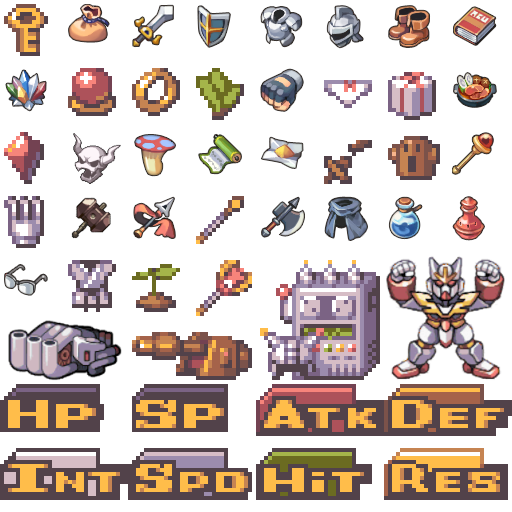
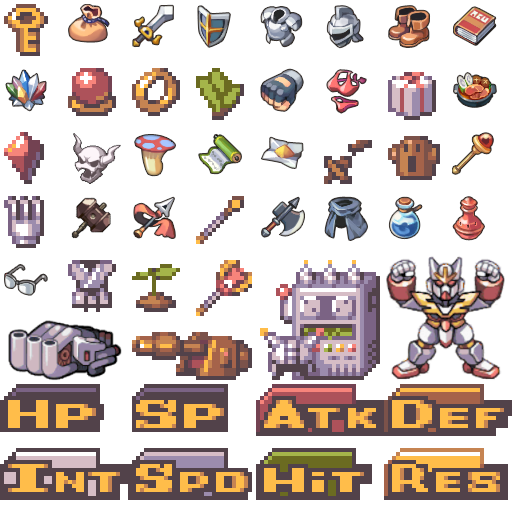
Comparing the layer stacks of the two 512x512 images. Changes:
added layer "Sexy" above "Sexy (old)" over (326, 69, 367, 114)
painted on "Menu_Icons.png" over (324, 80, 372, 108)
